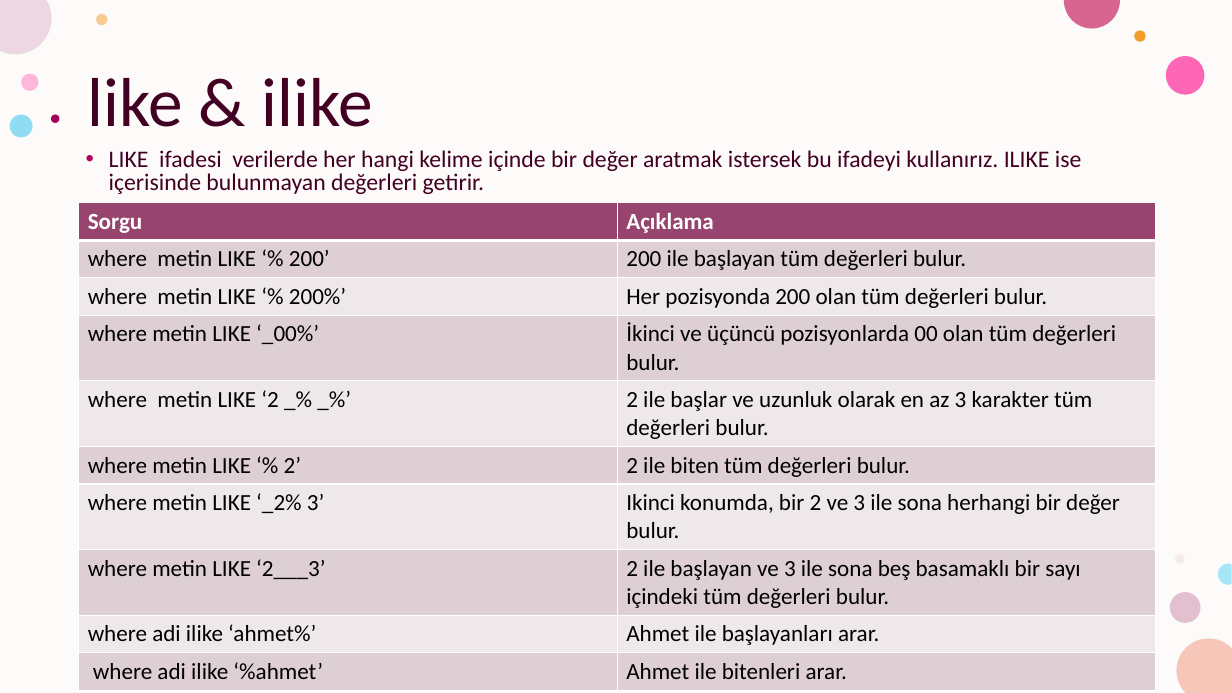
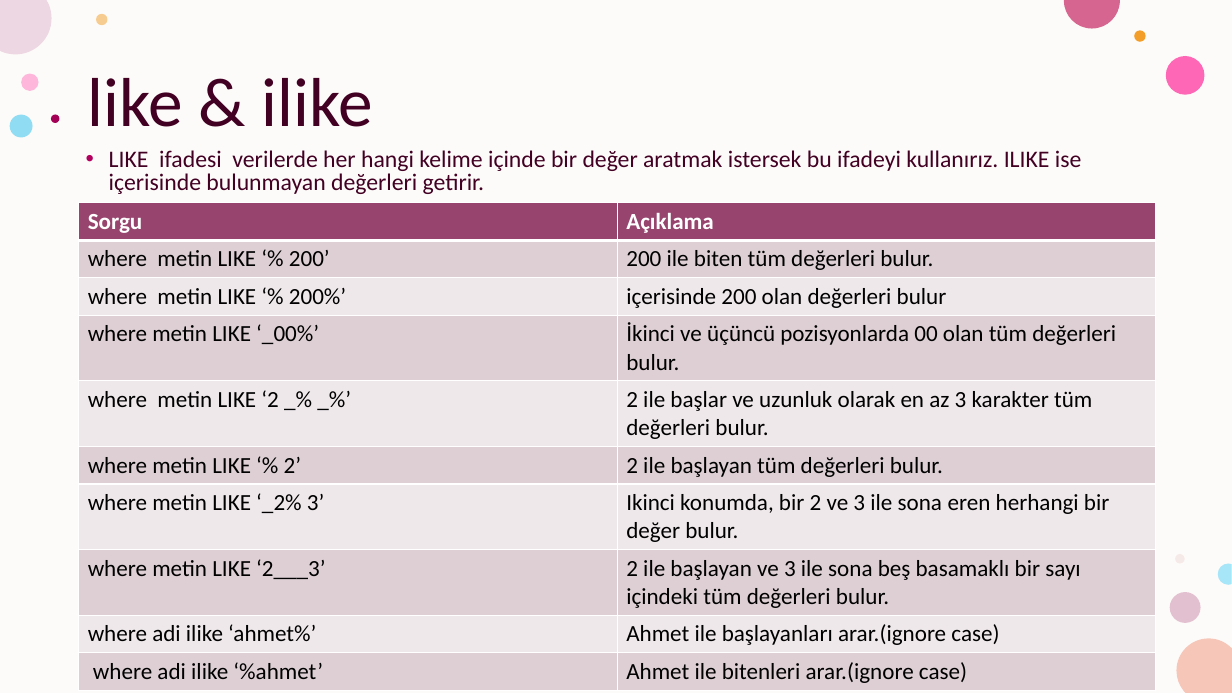
Before and after one commit to burakduman-bilgeadam/sunum, a slide deck: slide 36 of SQL.pptx. Drawn at 1232x693 pixels with LibreOffice and Linux fonts; fonts in the diff are those of the drawing. Boxes give left, top, right and bottom in pixels: in the first picture for what was removed or moved away, otherwise in the second. Text is boxed around its words. In the diff, an @@ line names an element or a change of style, - is before the commit and + after.

```diff
--- a/SQL.pptx
+++ b/SQL.pptx
@@ table at [79,202,1156,687] @@
-row 2, column 2: 200 ile başlayan tüm değerleri bulur.
+row 2, column 2: 200 ile biten tüm değerleri bulur.
-row 3, column 2: Her pozisyonda 200 olan tüm değerleri bulur.
+row 3, column 2: içerisinde 200 olan değerleri bulur
-row 6, column 2: 2 ile biten tüm değerleri bulur.
+row 6, column 2: 2 ile başlayan tüm değerleri bulur.
-row 7, column 2: Ikinci konumda, bir 2 ve 3 ile sona herhangi bir değer bulur.
+row 7, column 2: Ikinci konumda, bir 2 ve 3 ile sona eren herhangi bir değer bulur.
-row 9, column 2: Ahmet ile başlayanları arar.
+row 9, column 2: Ahmet ile başlayanları arar.(ignore case)
-row 10, column 2: Ahmet ile bitenleri arar.
+row 10, column 2: Ahmet ile bitenleri arar.(ignore case)
```
Also in this commit, not shown: 1 other slide changed, 3 other files.
